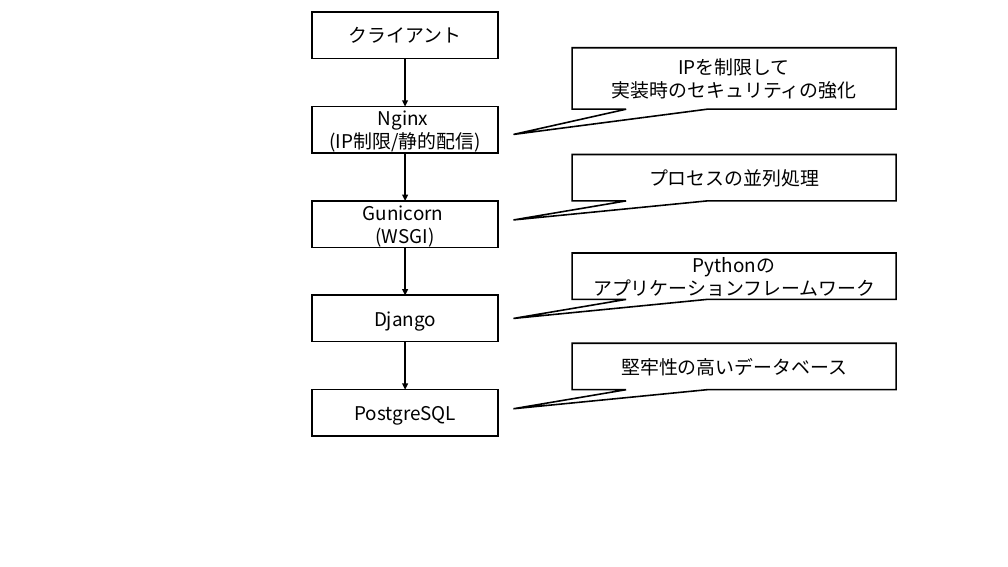
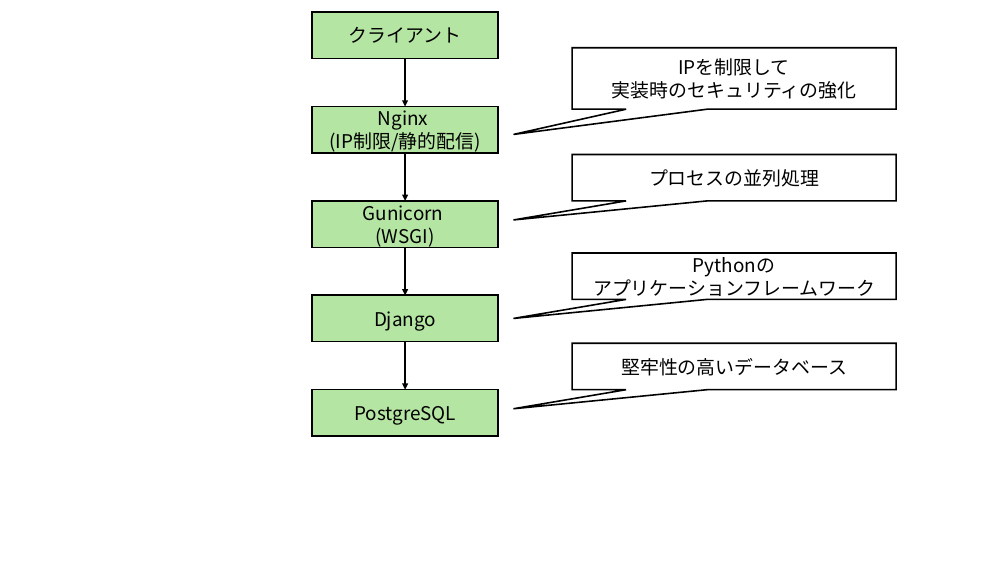
Before and after one commit to NoguchiKyosuke/Shogi, a slide deck: slide 1 of powerpoint/architecture.pptx. Drawn at 1008x567 pixels with LibreOffice and Linux fonts; fonts in the diff are those of the drawing. Boxes give left, top, right and bottom in pixels: in the first picture for what was removed or moved away, otherwise in the second. Text is boxed around its words. In the diff, an @@ line names an element or a change of style, - is before the commit and + after.

Commit message:
update architecture powerpoint

```diff
--- a/powerpoint/architecture.pptx
+++ b/powerpoint/architecture.pptx
@@ fill none to #B4E5A2 in 5 elements at (312, 12, 498, 58), (312, 107, 498, 153), (312, 201, 498, 247), (312, 296, 498, 342), (312, 389, 498, 436) @@
```
Also in this commit, not shown: 1 other file.
